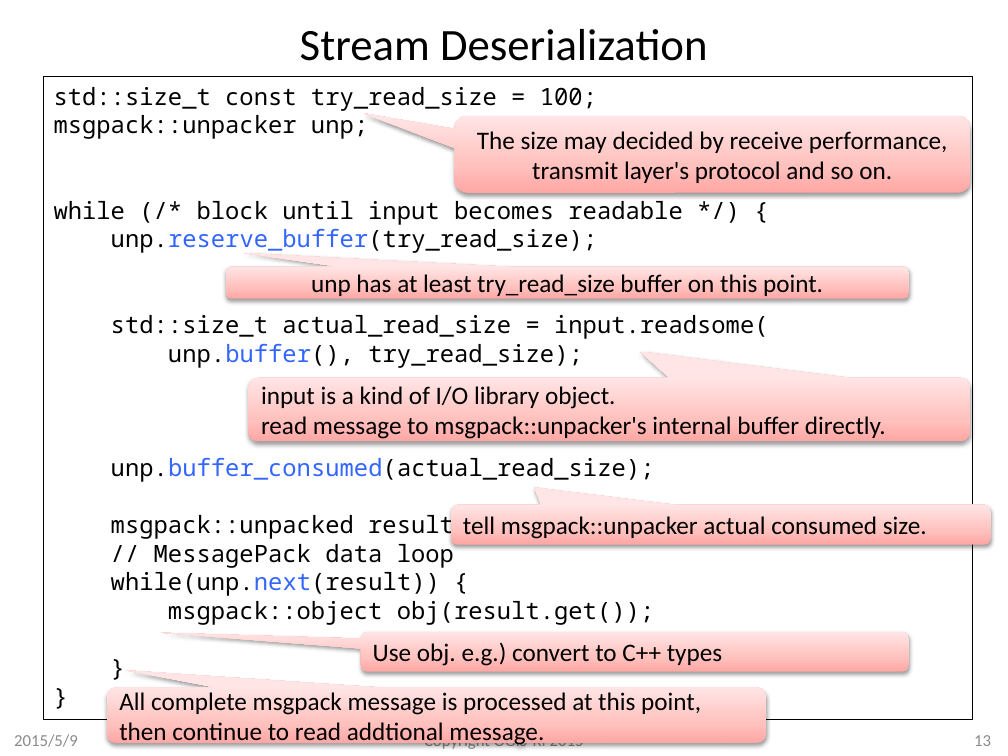
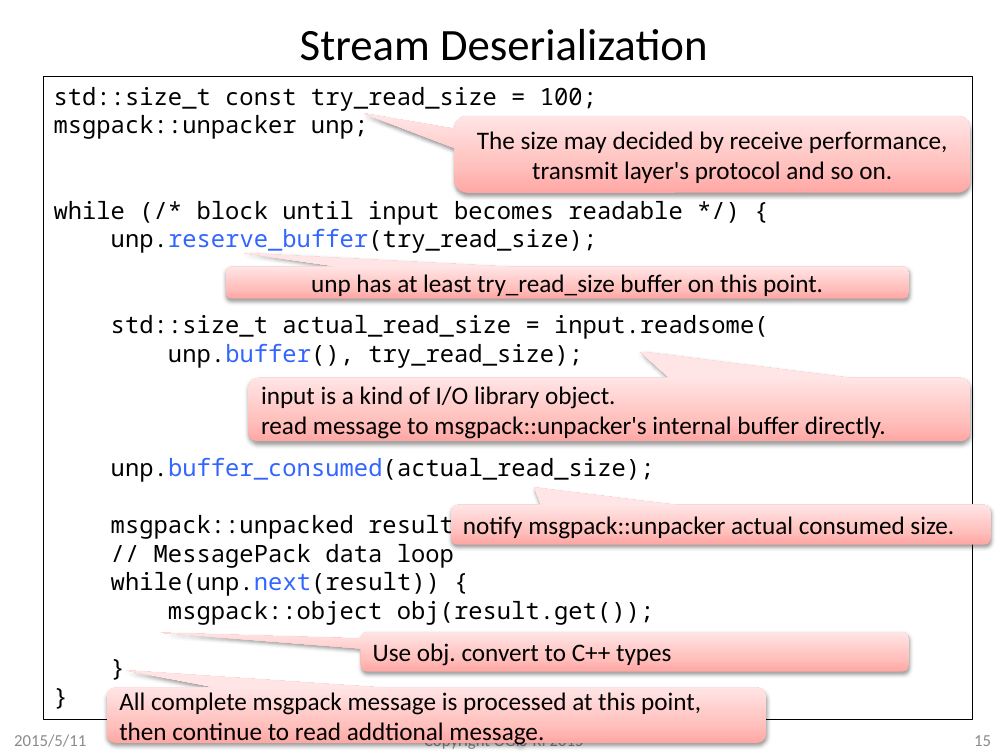
Before and after one commit to redboltz/cppnow2015, a slide deck: slide 15 of cppnow2015_taka.pptx (slide 13 before the commit). Drawn at 1008x756 pixels with LibreOffice and Linux fonts; fonts in the diff are those of the drawing; background and template pictures are left out. Boxes give left, top, right and bottom in pixels: in the first picture for what was removed or moved away, otherwise in the second. Text is boxed around its words. In the diff, an @@ line names an element or a change of style, - is before the commit and + after.

```diff
--- a/cppnow2015_taka.pptx
+++ b/cppnow2015_taka.pptx
@@ text in rounded speech box at [463,516,954,539]: text changed @@
-tell msgpack::unpacker actual consumed size.
+notify msgpack::unpacker actual consumed size.
@@ text in rounded speech box at [373,643,671,666]: text changed @@
-Use obj. e.g.) convert to C++ types
+Use obj. convert to C++ types
@@ text at [14,734,86,747]: text changed @@
-2015/5/9
+2015/5/11
@@ page number at [974,735,991,746]: text changed @@
-13
+15
```
Also in this commit, not shown: 19 other slides changed, 7 slides added.
